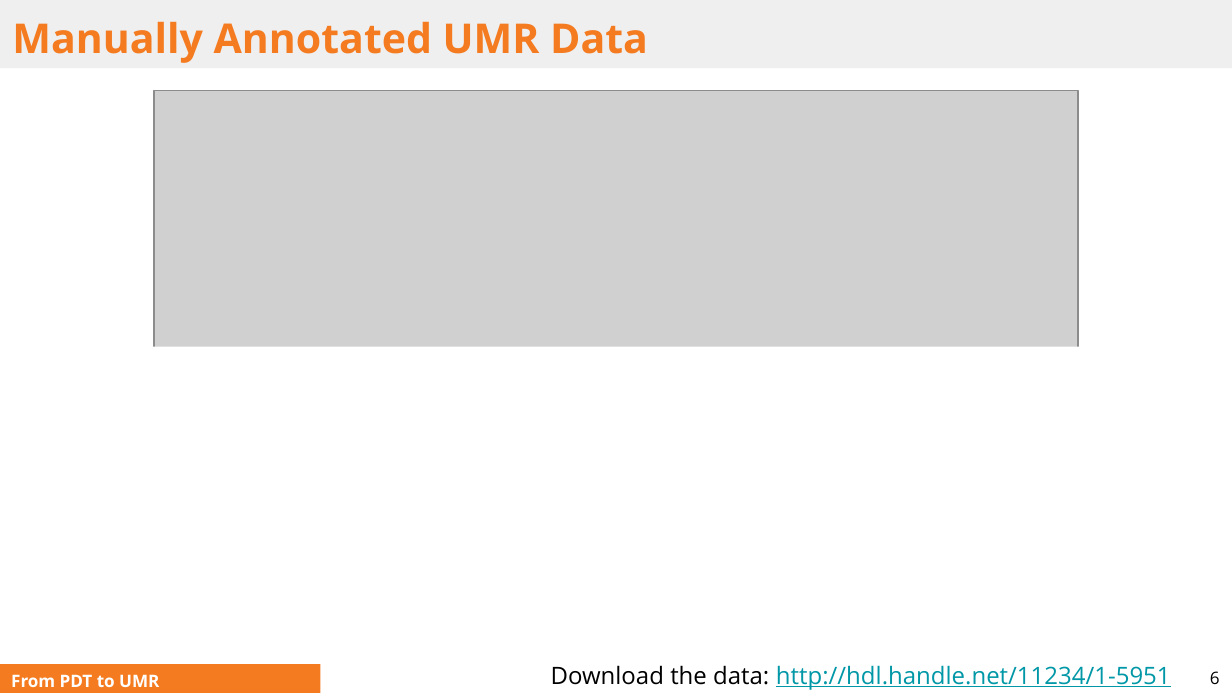
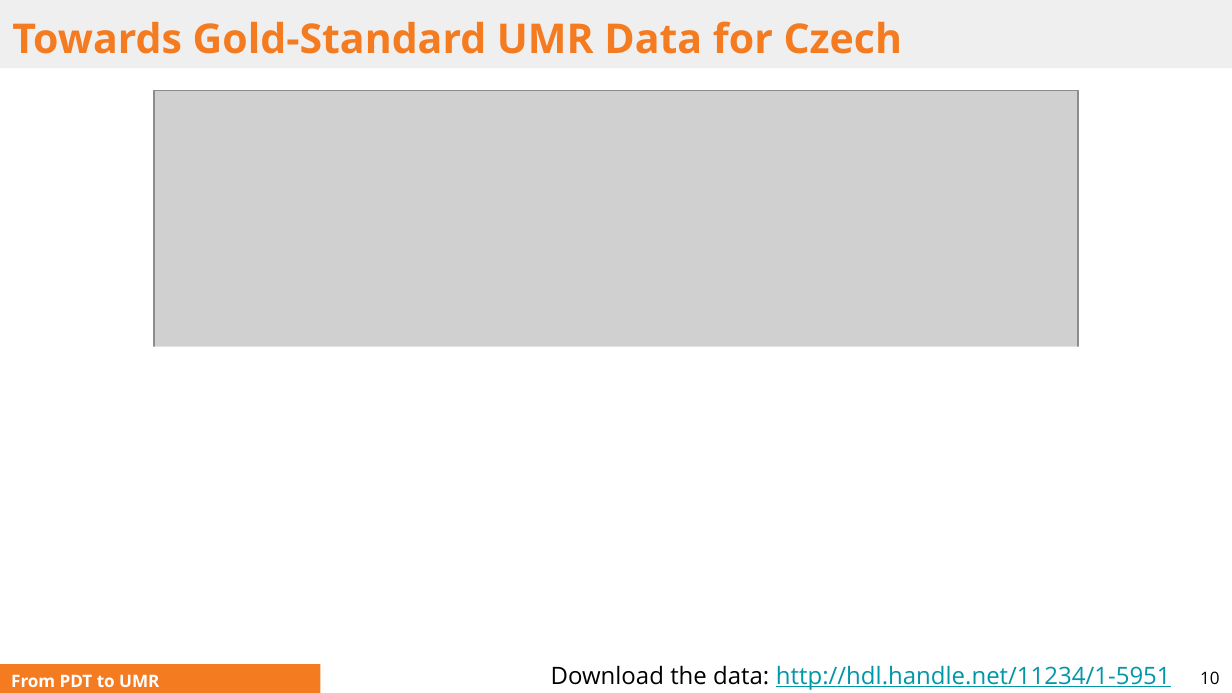
Before and after one commit to ufal/UMR, a slide deck: slide 10 of papers/2025-ITAT-slides.pptx (slide 6 before the commit). Drawn at 1232x693 pixels with LibreOffice and Linux fonts; fonts in the diff are those of the drawing; grey boxes stand for pictures. Boxes give left, top, right and bottom in pixels: in the first picture for what was removed or moved away, otherwise in the second. Text is boxed around its words. In the diff, an @@ line names an element or a change of style, - is before the commit and + after.

```diff
--- a/papers/2025-ITAT-slides.pptx
+++ b/papers/2025-ITAT-slides.pptx
@@ title at [12,21,903,54]: text changed @@
-Manually Annotated UMR Data
+Towards Gold-Standard UMR Data for Czech
@@ page number at [1200,671,1219,684]: text changed @@
-6
+10
```
Also in this commit, not shown: 3 other slides changed, 7 slides added, 2 other files.
